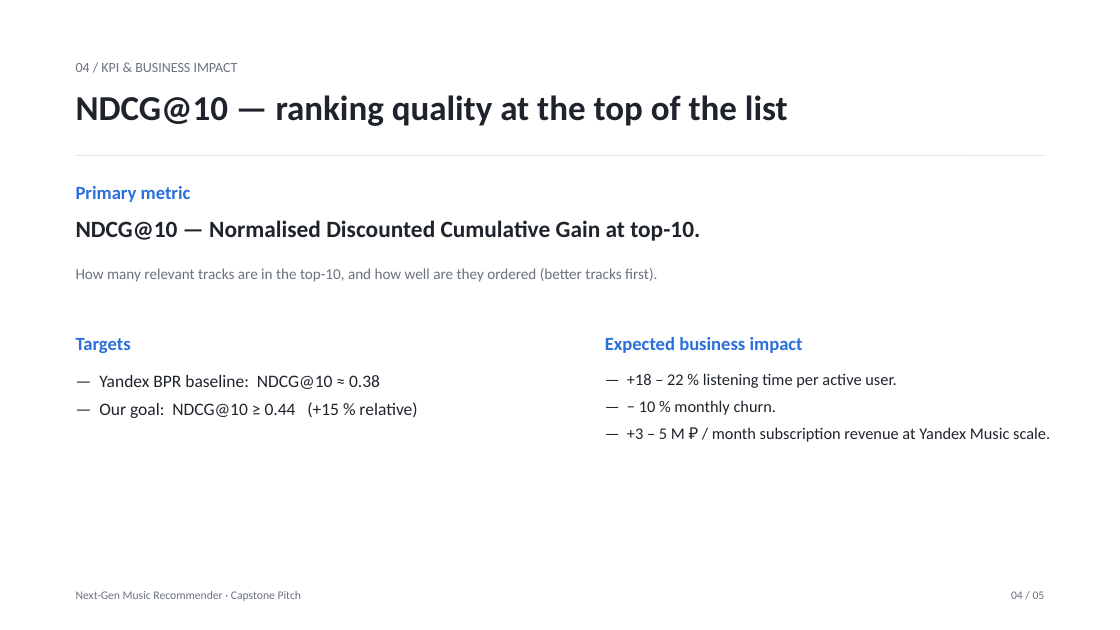
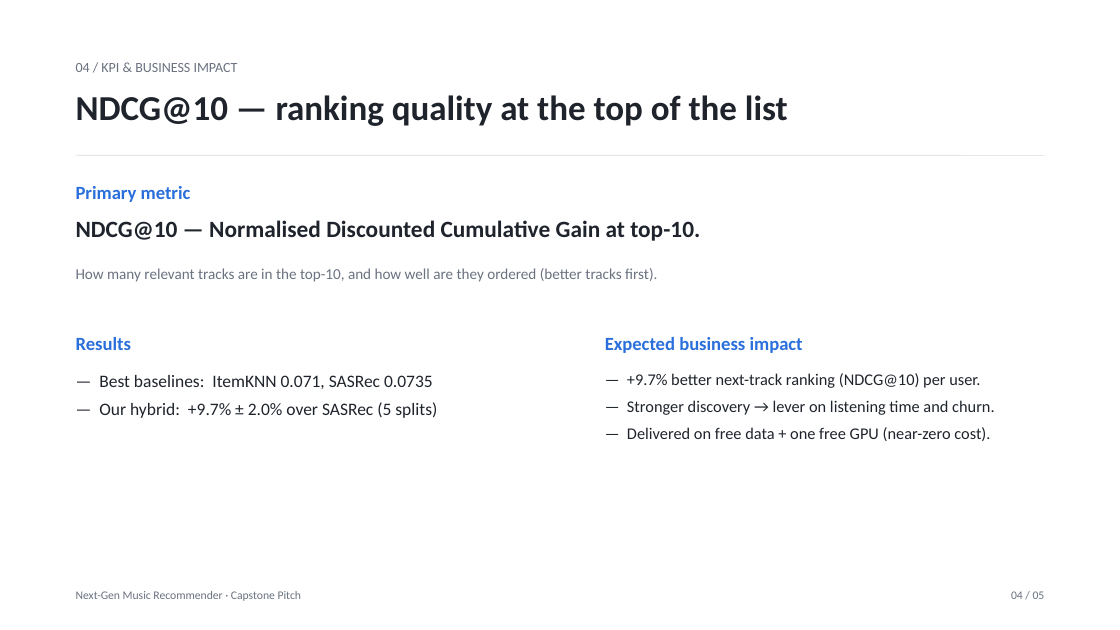
Before and after one commit to ak1232320/nndl_capstone_2026, a slide deck: slide 5 of Pitch_YMusic.pptx. Drawn at 1120x630 pixels with LibreOffice and Linux fonts; fonts in the diff are those of the drawing. Boxes give left, top, right and bottom in pixels: in the first picture for what was removed or moved away, otherwise in the second. Text is boxed around its words. In the diff, an @@ line names an element or a change of style, - is before the commit and + after.

```diff
--- a/Pitch_YMusic.pptx
+++ b/Pitch_YMusic.pptx
@@ text at <box>76,337,131,350</box>: text changed @@
-Targets
+Results
@@ text at <box>99,375,437,418</box>: text changed @@
-— Yandex BPR baseline: NDCG@10 ≈ 0.38
-— Our goal: NDCG@10 ≥ 0.44 (+15 % relative)
+— Best baselines: ItemKNN 0.071, SASRec 0.0735
+— Our hybrid: +9.7% ± 2.0% over SASRec (5 splits)
@@ text at <box>627,373,994,441</box>: text changed @@
-— +18 – 22 % listening time per active user.
-— − 10 % monthly churn.
-— +3 – 5 M ₽ / month subscription revenue at Yandex Music scale.
+— +9.7% better next-track ranking (NDCG@10) per user.
+— Stronger discovery → lever on listening time and churn.
+— Delivered on free data + one free GPU (near-zero cost).
```
Also in this commit, not shown: 4 other slides changed, 1 other file.
